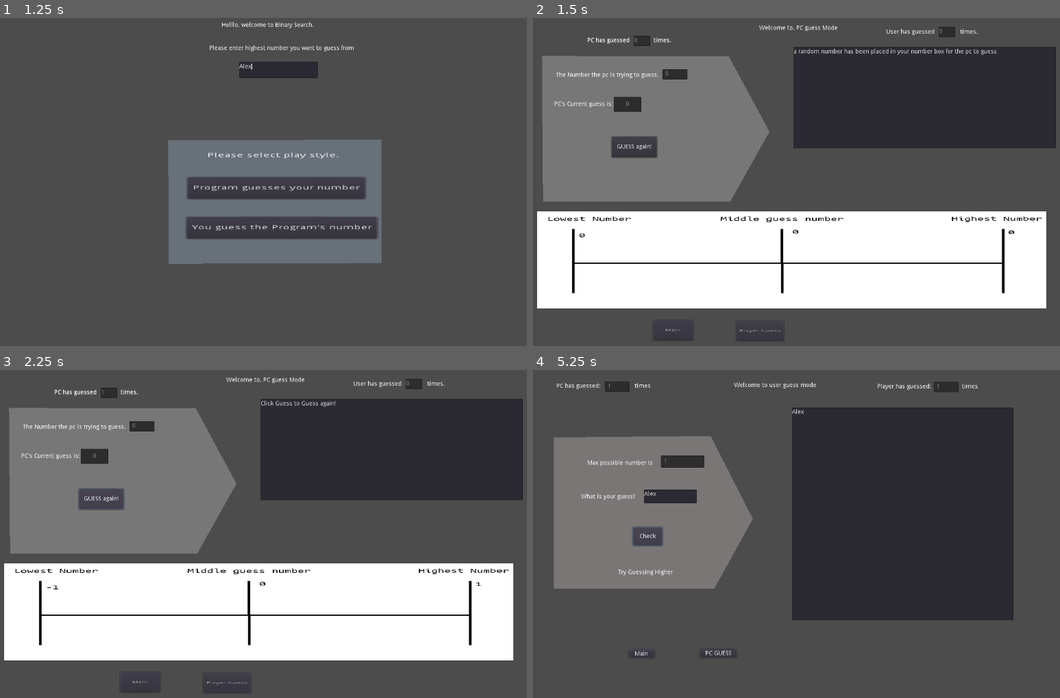
Above: before the commit, frames 1-4 (two rows, left to right).
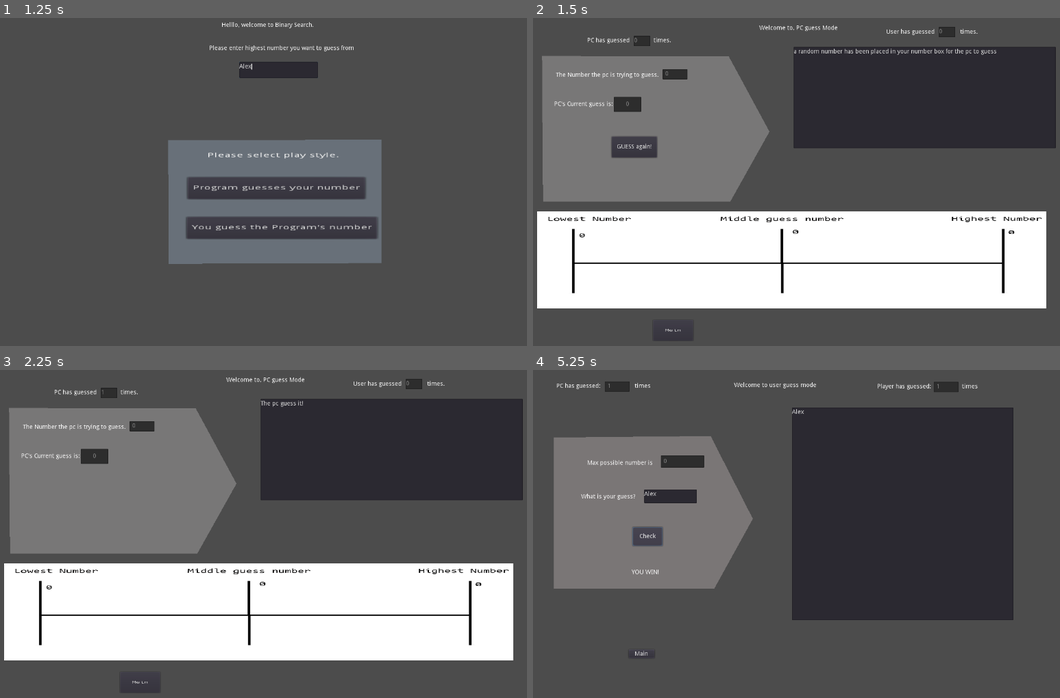
Above: after the commit, the same moments.

Repository: christyganger/Tutor
Game: Godot game, scene res://Main.tscn
Two runs of this game, one before a commit and one after it. Both use one fixed random seed, a clock stepped at 60 frames per second and the inputs below.
Inputs (mouse positions are in pixels of both pictures, inside the frame that each line leads up to):
- Up to frame 1 (1.25 s): click (279, 70) at 0.52 s; type "Alex" at 0.6 s
- Up to frame 2 (1.5 s): click "Program guesses your number" at 1.25 s
- Up to frame 3 (2.25 s): click "GUESS again!" at 2 s
- Up to frame 4 (5.25 s): click "Main" at 2.75 s; click "You guess the Program's number" at 3.5 s; click (901, 514) at 4.27 s; type "Alex" at 4.35 s; click (670, 497) at 4.5 s; type "Alex" at 4.58 s; click "Check" at 5 s

Frame 1 is identical in both runs. In frame 2, less than 0.1% of the frame differs, in the area x 10-47%, y 6-97%; in frame 3, 0.8%, in the area x 8-92%, y 6-97%; in frame 4, 0.1%.

Commit message:
updated
10/23/2018

Diff:
--- a/binary_search/Main.gd
+++ b/binary_search/Main.gd
@@ -28,5 +28,5 @@
 func _on_TextEdit_text_changed():
 	global.user_input_highest = int(highest_number_textbox.get_text())
 	if global.user_input_highest >= 1:
-		global.randomnumber = int((rand_range(1,global.user_input_highest)))
+		global.randomnumber = int(rand_range(1,global.user_input_highest))
 	pass # replace with function body
--- /dev/null
+++ b/binary_search/new_dynamicfont.tres
@@ -0,0 +1,14 @@
+[gd_resource type="DynamicFont" load_steps=2 format=2]
+
+[sub_resource type="DynamicFontData" id=1]
+
+hinting = 2
+font_path = "res://cnr.otf"
+
+[resource]
+
+size = 14
+use_mipmaps = false
+use_filter = false
+font_data = SubResource( 1 )
+_sections_unfolded = [ "Extra Spacing", "Font", "Settings" ]
--- a/binary_search/pc_guess_main.gd
+++ b/binary_search/pc_guess_main.gd
@@ -3,7 +3,7 @@
 var mid = 0
 var user_input_lowest = 0
 var your_number_goes_here = 0
-var text_buffer_out
+var text_buffer_out = "a random number has been placed in your number box for the pc to guess" + "\n"
 
 onready var my_number_is_textbox = get_node("your_number_is/my_number_is")
 onready var user_input_highest_textbox = get_node("Label2/user_input_highest")
@@ -22,9 +22,6 @@
 	sprite_number_update_lowest.set_text(String(user_input_lowest))
 	sprite_number_update_highest.set_text(String(global.user_input_highest))
 	my_number_is_textbox.set_text(String(global.randomnumber))
-	user_guess_update.set_text(String(global.amount_of_user_guesses))
-	debug_out.set_text("a random number has been placed in your number box for the pc to guess" + "\n")
-	pc_guess_window.set_text(String(global.guess_count))
 	mid = (global.user_input_highest + user_input_lowest) / 2
 	pc_current_guess_out_textbox.set_text(String(mid))
 	pass
@@ -35,11 +32,12 @@
 
 	if mid == global.randomnumber:
 		text_buffer_out = ("The pc guess it!" + "\n")
-		debug_out.set_text(text_buffer_out)
 		global.guess_count +=1
 		pc_guess_window.set_text(String(global.guess_count))
+		get_node("Button_guess").hide()
 		pass
-	if mid <= global.randomnumber:
+
+	if mid < global.randomnumber:
 		mid = mid - 1
 		user_input_lowest = mid
 		sprite_number_update_lowest.set_text(String(user_input_lowest))
@@ -47,9 +45,10 @@
 		sprite_number_update_mid.set_text(String(mid))
 		pc_current_guess_out_textbox.set_text(String(mid))
 		text_buffer_out = ("Click Guess to Guess again!" + "\n" )
-		debug_out.set_text(text_buffer_out)
+		global.guess_count +=1
+
 		pass
-	if mid >= global.randomnumber:
+	if mid > global.randomnumber:
 		mid = mid + 1
 		global.user_input_highest = mid
 		sprite_number_update_highest.set_text(String(global.user_input_highest))
@@ -57,21 +56,23 @@
 		pc_current_guess_out_textbox.set_text(String(mid))
 		sprite_number_update_mid.set_text(String(mid))
 		text_buffer_out = ("Click Guess to Guess again!" +"\n" )
-		debug_out.set_text(text_buffer_out)
+		global.guess_count +=1
+
 		pass
 
 	pass
 	# find out if users number is less than, greater than, or equal to guess
 	# calculate what is left, using binary search, return if found
 
-#func _process(delta):
-#	# Called every frame. Delta is time since last frame.
+func _process(delta):
+	debug_out.set_text(text_buffer_out)
+	user_guess_update.set_text(String(global.amount_of_user_guesses))
+	pc_guess_window.set_text(String(global.guess_count))
+# Called every frame. Delta is time since last frame.
 #	# Update game logic here.
-#	pass
+	pass
 
-func _on_player_guess_Button2_pressed():
-	get_tree().change_scene("res://player_guess_main.tscn")
-	pass # replace with function body
+
 
 
 func _on_main_Button_pressed():
@@ -79,3 +80,6 @@
 	pass # replace with function body
 
  #yay end
+
+func _on_debug_text_changed():
+	pass # replace with function body
--- a/binary_search/pc_guess_main.tscn
+++ b/binary_search/pc_guess_main.tscn
@@ -62,7 +62,20 @@
 font_data = SubResource( 7 )
 _sections_unfolded = [ "Font", "Settings" ]
 
-[node name="pc_guess_main" type="Control" index="0"]
+[sub_resource type="DynamicFontData" id=9]
+
+hinting = 2
+font_path = "res://cnr.otf"
+
+[sub_resource type="DynamicFont" id=10]
+
+size = 14
+use_mipmaps = false
+use_filter = false
+font_data = SubResource( 9 )
+_sections_unfolded = [ "Font", "Settings" ]
+
+[node name="pc_guess_main" type="Control"]
 
 anchor_left = 0.0
 anchor_top = 0.0
@@ -334,29 +347,7 @@
 caret_blink_speed = 0.65
 caret_moving_by_right_click = true
 
-[node name="Label2" type="Label" parent="." index="7"]
-
-anchor_left = 0.0
-anchor_top = 0.0
-anchor_right = 0.0
-anchor_bottom = 0.0
-margin_left = 164.0
-margin_top = 35.0
-margin_right = 461.0
-margin_bottom = 84.0
-rect_pivot_offset = Vector2( 0, 0 )
-rect_clip_content = false
-mouse_filter = 2
-mouse_default_cursor_shape = 0
-size_flags_horizontal = 1
-size_flags_vertical = 4
-text = "PC has guessed              times."
-valign = 1
-percent_visible = 1.0
-lines_skipped = 0
-max_lines_visible = -1
-
-[node name="user_guessed" type="Label" parent="." index="8"]
+[node name="user_guessed" type="Label" parent="." index="7"]
 
 anchor_left = 0.0
 anchor_top = 0.0
@@ -412,7 +403,7 @@
 caret_blink_speed = 0.65
 caret_moving_by_right_click = true
 
-[node name="Sprite" type="Sprite" parent="." index="9"]
+[node name="Sprite" type="Sprite" parent="." index="8"]
 
 position = Vector2( 641.612, 572.506 )
 scale = Vector2( 1.16415, 0.58861 )
@@ -586,6 +577,7 @@
 mouse_default_cursor_shape = 0
 size_flags_horizontal = 1
 size_flags_vertical = 1
+custom_fonts/font = SubResource( 10 )
 toggle_mode = false
 enabled_focus_mode = 2
 shortcut = null
@@ -593,40 +585,10 @@
 text = "Main"
 flat = false
 align = 1
-
-[node name="player_guess_Button2" type="Button" parent="Sprite" index="4"]
-
-anchor_left = 0.0
-anchor_top = 0.0
-anchor_right = 0.0
-anchor_bottom = 0.0
-margin_left = -111.0
-margin_top = 242.0
-margin_right = -31.0
-margin_bottom = 325.0
-rect_pivot_offset = Vector2( 0, 0 )
-rect_clip_content = false
-focus_mode = 2
-mouse_filter = 0
-mouse_default_cursor_shape = 0
-size_flags_horizontal = 1
-size_flags_vertical = 1
-toggle_mode = false
-enabled_focus_mode = 2
-shortcut = null
-group = null
-text = "Player Guess"
-flat = false
-align = 1
+_sections_unfolded = [ "custom_fonts" ]
 
 [connection signal="text_entered" from="pc_current_guess_out_mainintro/textbox_pc_current_guess_out" to="." method="_on_pc_current_guess_out_text_entered"]
 
 [connection signal="pressed" from="Button_guess" to="." method="_on_Button_guess_pressed"]
 
-[connection signal="text_changed" from="Label/pc_guess_count" to="." method="_on_pc_guess_count_text_changed"]
-
-[connection signal="text_changed" from="user_guessed/user_guess_count" to="." method="_on_user_guess_count_text_changed"]
-
 [connection signal="pressed" from="Sprite/main_Button" to="." method="_on_main_Button_pressed"]
-
-[connection signal="pressed" from="Sprite/player_guess_Button2" to="." method="_on_player_guess_Button2_pressed"]
--- a/binary_search/player_guess_main.gd
+++ b/binary_search/player_guess_main.gd
@@ -16,17 +16,13 @@
 func _ready():
 	# Called when the node is added to the scene for the first time.
 	# Initialization here
-	randomize()
-	highest_number_box.set_text(String(global.user_input_highest))
-	player_guess_amount.set_text(String(global.amount_of_user_guesses))
-	pc_guess_amount.set_text(String(global.guess_count))
-	if global.user_input_highest >= 1:
-		global.randomnumber = int((rand_range(1,global.user_input_highest)))
 	pass
 
 
 func _process(delta):
 	player_guess_amount.set_text(String(global.amount_of_user_guesses))
+	highest_number_box.set_text(String(global.user_input_highest))
+	pc_guess_amount.set_text(String(global.guess_count))
 #	# Called every frame. Delta is time since last frame.
 #	# Update game logic here.
 	pass
@@ -38,25 +34,15 @@
 	pass # replace with function body
 
 
-func _on_Player_guesses_updatebox_text_changed(new_text):
-	pass # replace with function body
-
-
-func _on_pc_guess_updatebox_text_changed(new_text):
-	pass # replace with function body
-
-
-func _on_highest_possible_lineedit_text_changed(new_text):
-	pass # replace with function body
 
 
 func _on_check_Button_pressed():
 	global.amount_of_user_guesses += 1
-	if int(user_guess_number) > global.randomnumber:
+	if user_guess_number > global.randomnumber:
 			higher_lower_check_label_feedback.set_text("Try Guessing lower")
-	if int(user_guess_number) < global.randomnumber:
+	elif user_guess_number < global.randomnumber:
 			higher_lower_check_label_feedback.set_text("Try Guessing Higher")
-	if int(user_guess_number) == global.randomnumber:
+	elif user_guess_number == global.randomnumber:
 		higher_lower_check_label_feedback.set_text("YOU WIN!")
 
 
@@ -69,8 +55,3 @@
 	get_tree().change_scene("res://Main.tscn")
 
 	pass # replace with function body
-
-
-func _on_goto_pcguess_Button2_pressed():
-	get_tree().change_scene("res://pc_guess_main.tscn")
-	pass # replace with function body
--- a/binary_search/player_guess_main.tscn
+++ b/binary_search/player_guess_main.tscn
@@ -2,7 +2,7 @@
 
 [ext_resource path="res://player_guess_main.gd" type="Script" id=1]
 
-[node name="Node" type="Node"]
+[node name="Node" type="Node" index="0"]
 
 script = ExtResource( 1 )
 
@@ -345,43 +345,10 @@
 flat = false
 align = 1
 
-[node name="goto_pcguess_Button2" type="Button" parent="." index="9"]
-
-anchor_left = 0.0
-anchor_top = 0.0
-anchor_right = 0.0
-anchor_bottom = 0.0
-margin_left = 428.0
-margin_top = 657.0
-margin_right = 515.0
-margin_bottom = 677.0
-rect_pivot_offset = Vector2( 0, 0 )
-rect_clip_content = false
-focus_mode = 2
-mouse_filter = 0
-mouse_default_cursor_shape = 0
-size_flags_horizontal = 1
-size_flags_vertical = 1
-toggle_mode = false
-enabled_focus_mode = 2
-shortcut = null
-group = null
-text = "PC GUESS"
-flat = false
-align = 1
-
 [connection signal="text_changed" from="prompt_user" to="." method="_on_promp_user_text_changed"]
 
 [connection signal="text_changed" from="user_guess_prompt_label/user_guess_TextEdit" to="." method="_on_user_guess_TextEdit_text_changed"]
 
-[connection signal="text_changed" from="player_guess_Label/Player_guesses_updatebox" to="." method="_on_Player_guesses_updatebox_text_changed"]
-
-[connection signal="text_changed" from="pc_guess_label/pc_guess_updatebox" to="." method="_on_pc_guess_updatebox_text_changed"]
-
-[connection signal="text_changed" from="Highest_possible_label/highest_possible_lineedit" to="." method="_on_highest_possible_lineedit_text_changed"]
-
 [connection signal="pressed" from="check_Button" to="." method="_on_check_Button_pressed"]
 
 [connection signal="pressed" from="goto_main_Button" to="." method="_on_goto_main_Button_pressed"]
-
-[connection signal="pressed" from="goto_pcguess_Button2" to="." method="_on_goto_pcguess_Button2_pressed"]
Not shown: 1 places in binary_search/pc_guess_main.tscn that only renumber resources
